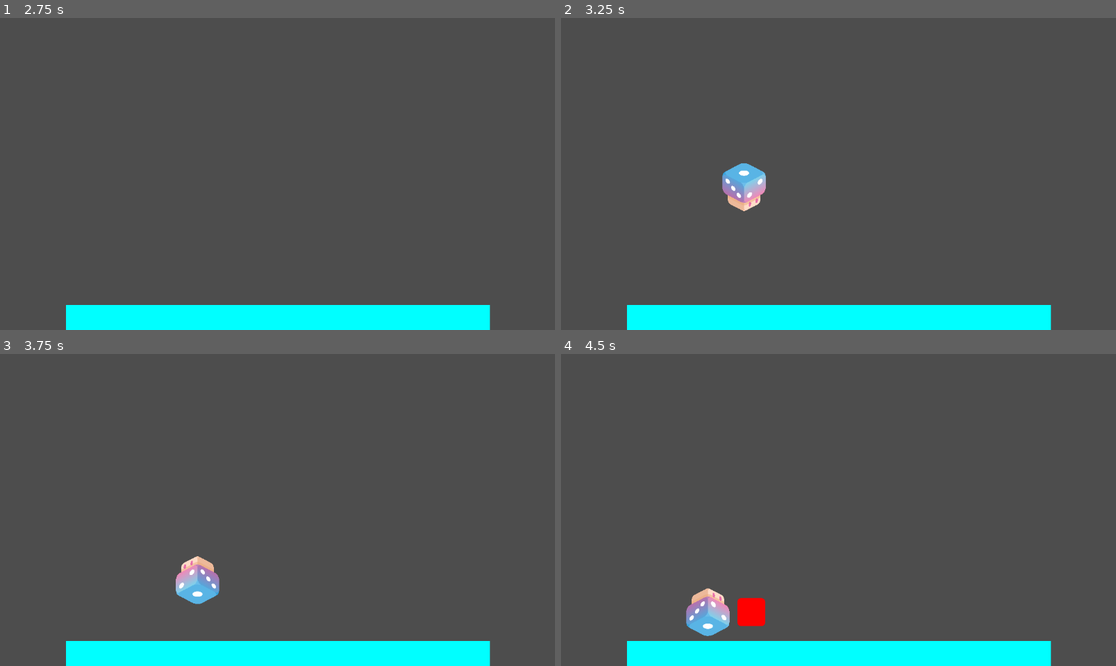
Above: before the commit, frames 1-4 (two rows, left to right).
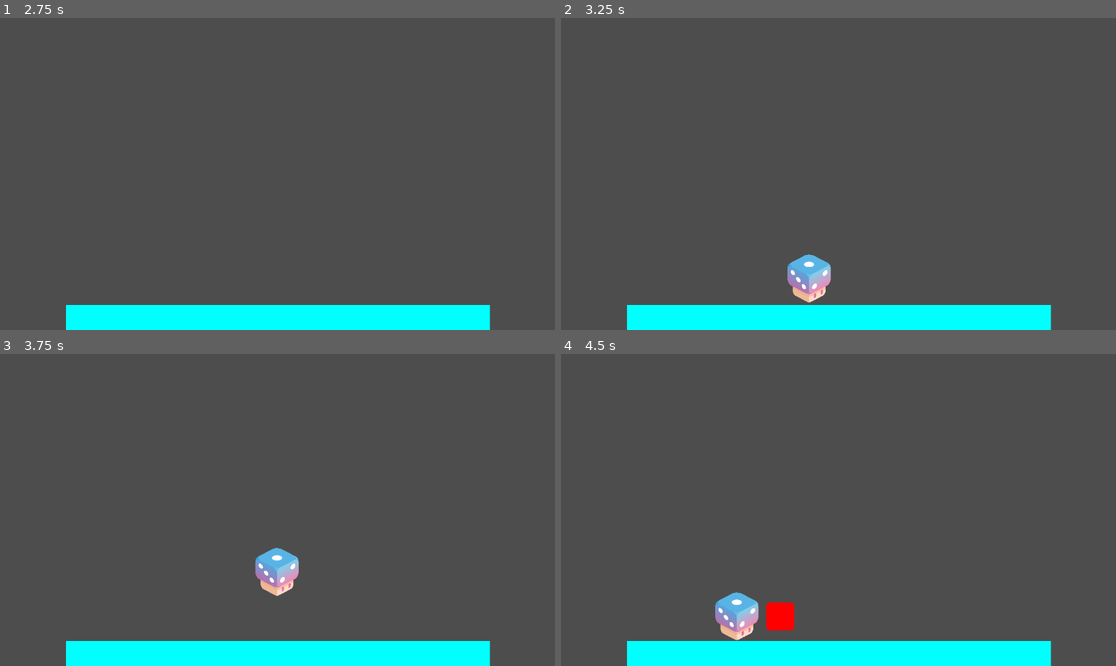
Above: after the commit, the same moments.

Repository: PlaySorbonne/projet-pixel
Game: Godot game, scene res://scenes/Menus/MenuPersistent.tscn
Two runs of this game, one before a commit and one after it. Both use one fixed random seed, a clock stepped at 60 frames per second and the inputs below. The engine's default icon, where the game draws it, is replaced by a stand-in: a white triangle on a blue panel in a dark square.
Inputs:
- Up to frame 1 (2.75 s): click "Start" at 0.5 s; tap Enter (attack) at 1.25 s; hold D (right) 1.28-2 s; hold Enter (attack) 1.28-2 s; tap Space (jump) at 1.52, 1.82 s; tap Shift (special) at 1.55 s; click "Play game" at 2 s
- Up to frame 2 (3.25 s): hold D (right) from 2.78 s (still down); tap Shift (special) at 2.85 s; tap Space (jump) at 3.02, 3.05 s
- Up to frame 3 (3.75 s): tap Space (jump) at 3.32 s; release D (right) at 3.53 s; hold A (left) from 3.53 s (still down); hold Space (jump) from 3.53 s (still down)
- Up to frame 4 (4.5 s): tap Enter (attack) at 3.8, 4.35 s; release A (left) at 4.28 s; release Space (jump) at 4.28 s; hold D (right) from 4.28 s (still down)

Frame 1 is identical in both runs. In frame 2, 1.8% of the frame differs, in the area x 29-49%, y 46-92%; in frame 3, 1.8%; in frame 4, 2.2%, in the area x 22-43%, y 75-92%.

Commit message:
tweaked character controls

Diff:
--- a/scenes/Characters/Player.tscn
+++ b/scenes/Characters/Player.tscn
@@ -5,11 +5,17 @@
 
 [node name="PlayerCharacter" instance=ExtResource("1_cukm7")]
 script = ExtResource("2_7jbn1")
-speed = 300.0
-jump_velocity = -700.0
-weight_multiplier = 1.0
+speed = 600.0
+jump_velocity = 600.0
+jump_duration = 0.2
+weight_multiplier = 2.5
 attack_damage = 1
 attack_intensity = 1
 attack_duration = 0.125
 attack_wind_up = 0.0
 attack_recovery = 0.3
+
+[node name="JumpTimer" type="Timer" parent="." index="5"]
+one_shot = true
+
+[connection signal="timeout" from="JumpTimer" to="." method="_on_jump_timer_timeout"]
--- a/scripts/player.gd
+++ b/scripts/player.gd
@@ -3,9 +3,10 @@
 
 enum Controls {KEYBOARD, CONTROLLER}
 
-@export var speed := 300.0
-@export var jump_velocity := -700.0
-@export var weight_multiplier := 1.0
+@export var speed := 600.0
+@export var jump_velocity := 600.0
+@export var jump_duration := 0.2
+@export var weight_multiplier := 2.5
 @export var attack_damage := 1
 @export var attack_intensity := 1 #for breaking super armor and flying velocity
 @export var attack_duration := 0.125
@@ -19,6 +20,9 @@
 @onready var AttackLocation = $AttackLocation
 var facing_right := true
 var can_attack := true
+var attacking := false
+var is_jumping := false
+var can_evolve := false
 
 func set_control_device(device: int):
 	control_device = device
@@ -27,8 +31,12 @@
 	control_type = type
 
 func _physics_process(delta):
-	if not is_on_floor():
+	if (not is_on_floor()) and (not is_jumping):
 		velocity.y += gravity * delta * weight_multiplier
+	if velocity.x > 10.0:
+		check_turn(true)
+	elif velocity.x < -10.0:
+		check_turn(false)
 	move_and_slide()
 
 func _input(event : InputEvent):
@@ -41,28 +49,49 @@
 	if is_correct_control_type && event.device == control_device:
 		# Handle jump.
 		if event.is_action_pressed("jump") and is_on_floor():
-			velocity.y = jump_velocity * weight_multiplier / 1.5
+			jump()
 		elif event.is_action_released("jump") and velocity.y < -50.0:
-			velocity.y = -50.0
+			#velocity.y = -50.0
+			is_jumping = false
+			$JumpTimer.stop()
 
-		# Handle normal attack
-		if event.is_action_pressed("attack"):
-			attack()
+		if not attacking:
+			# Handle normal attack
+			if event.is_action_pressed("attack"):
+				attack()
 
-		# Handle special
-		elif event.is_action_pressed("special"):
-			print("character [" + str(character_id) + "] special !")
+			# Handle special
+			elif event.is_action_pressed("special"):
+				if can_evolve:
+					evolve()
+				else:
+					special()
 
 		# Handle movement
-		elif event.is_action_pressed("right"):
+		if event.is_action_pressed("right"):
 			velocity.x = speed
-			check_turn(true)
 		elif event.is_action_pressed("left"):
 			velocity.x = -speed
-			check_turn(false)
 		elif (event.is_action_released("right") && velocity.x > 0) || (
 		event.is_action_released("left") && velocity.x < 0):
 			velocity.x = 0
+
+func jump():
+	velocity.y = -jump_velocity
+	is_jumping = true
+	$JumpTimer.start(jump_duration)
+
+func _on_jump_timer_timeout():
+	is_jumping = false
+
+func evolve():
+	pass
+
+func special():
+	attacking = true
+	print("character [" + str(character_id) + "] special !")
+	await get_tree().create_timer(1.0).timeout
+	attacking = false
 
 func attack():
 	if not can_attack:
@@ -72,11 +101,13 @@
 		await get_tree().create_timer(attack_wind_up).timeout
 	Hitbox.spawn_hitbox(self, attack_damage, AttackLocation.position, 0.3, true,
 	attack_intensity, Vector2.ONE)
+	attacking = true
 	if attack_recovery > 0:
 		await get_tree().create_timer(attack_duration+attack_recovery).timeout
 	can_attack = true
+	attacking = false
 
 func check_turn(right  : bool):
-	if right != facing_right:
+	if right != facing_right and not attacking:
 		facing_right = right
 		scale.x *= -1
